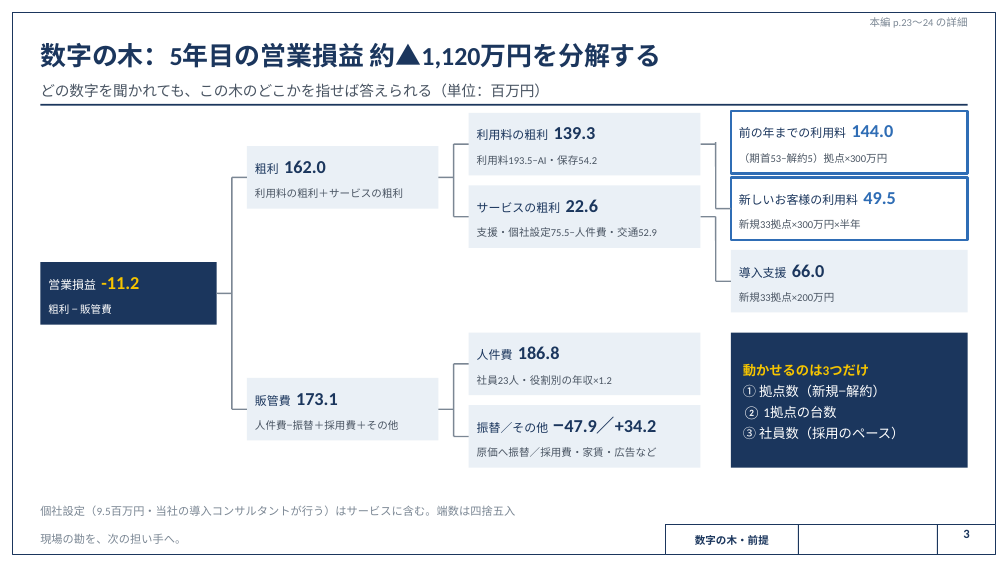
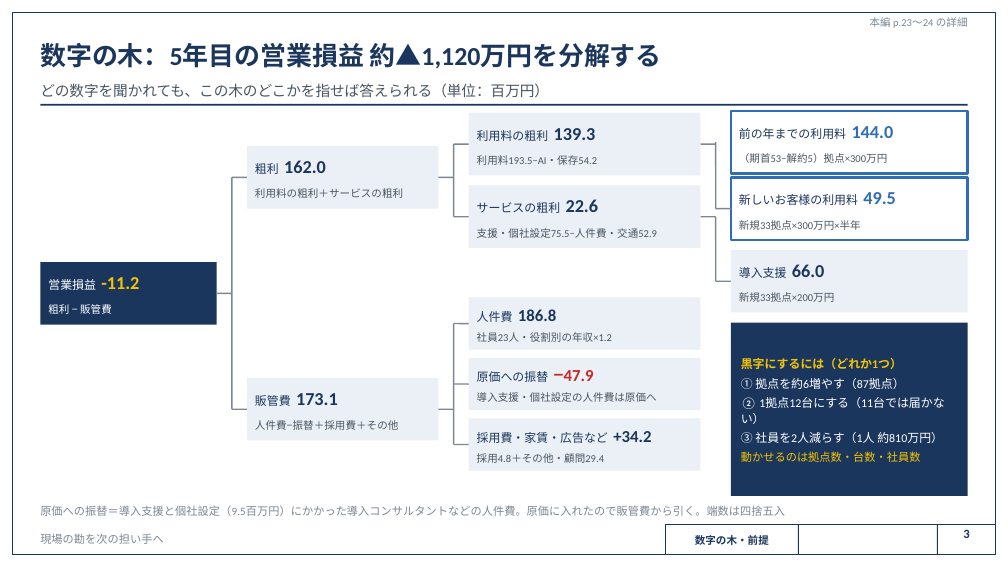
Before and after one commit to SEITOSHIKI/-ai-commute-audio-, a slide deck: slide 3 of deck/カンツギ_事業計画書_計算詳細版.pptx. Drawn at 1008x567 pixels with LibreOffice and Linux fonts; fonts in the diff are those of the drawing; background and template pictures are left out. Boxes give left, top, right and bottom in pixels: in the first picture for what was removed or moved away, otherwise in the second. Text is boxed around its words. In the diff, an @@ line names an element or a change of style, - is before the commit and + after.

```diff
--- a/deck/カンツギ_事業計画書_計算詳細版.pptx
+++ b/deck/カンツギ_事業計画書_計算詳細版.pptx
@@ rectangle added at <box>469,297,701,350</box>, fill #EAF0F6 @@
@@ text "人件費 186.8": place and size @@
-text "人件費 186.8" at <box>477,346,560,360</box>
+text "人件費 186.8" at <box>477,309,556,322</box>
@@ text "人件費 186.8" at <box>477,309,556,322</box>: size 13 to 12 pt in "186.8" @@
@@ line moved from (454, 364) - (454, 436) to (454, 324) - (454, 445) @@
@@ line added from (454, 324) to (469, 324), #7B8794 1 pt @@
@@ text "社員23人・役割別の年収×1.2": place and size @@
-text "社員23人・役割別の年収×1.2" at <box>477,375,612,385</box>
+text "社員23人・役割別の年収×1.2" at <box>477,332,612,342</box>
@@ rectangle: place and size @@
-rectangle at <box>731,333,968,468</box>
+rectangle at <box>731,323,968,496</box>
@@ rectangle: place and size @@
-rectangle at <box>469,333,701,395</box>
+rectangle at <box>469,358,701,410</box>
@@ text at <box>741,358,944,462</box>: text changed; size 9.5 to 8.5 pt @@
-動かせるのは3つだけ
-① 拠点数（新規−解約）
-② 1拠点の台数
-③ 社員数（採用のペース）
+黒字にするには（どれか1つ）
+① 拠点を約6増やす（87拠点）
+② 1拠点12台にする（11台では届かない）
+③ 社員を2人減らす（1人 約810万円）
+動かせるのは拠点数・台数・社員数
@@ line moved from (454, 364) - (469, 364) to (454, 384) - (469, 384) @@
@@ text at <box>477,370,594,382</box>: text changed; size 13 to 8.5 pt; bold off @@
-振替／その他 −47.9／+34.2
+原価への振替 −47.9
@@ rectangle: place and size @@
-rectangle at <box>469,405,701,468</box>
+rectangle at <box>469,418,701,471</box>
@@ text added at <box>477,392,657,402</box>, 7.5 pt, text #4A5563 @@
+導入支援・個社設定の人件費は原価へ
@@ line moved from (454, 436) - (469, 436) to (454, 445) - (469, 445) @@
@@ text at <box>477,431,651,443</box>: text changed; size 7.5 to 8.5 pt; text colour #4A5563 to #1B365D @@
-原価へ振替／採用費・家賃・広告など
+採用費・家賃・広告など +34.2
@@ text added at <box>477,453,604,463</box>, 7.5 pt, text #4A5563 @@
+採用4.8＋その他・顧問29.4
@@ text at <box>40,505,785,516</box>: text changed @@
-個社設定（9.5百万円・当社の導入コンサルタントが行う）はサービスに含む。端数は四捨五入
+原価への振替＝導入支援と個社設定（9.5百万円）にかかった導入コンサルタントなどの人件費。原価に入れたので販管費から引く。端数は四捨五入
@@ text at <box>40,534,164,544</box>: text changed @@
-現場の勘を、次の担い手へ。
+現場の勘を次の担い手へ
```
Also in this commit, not shown: 30 other slides changed, 34 other files.
